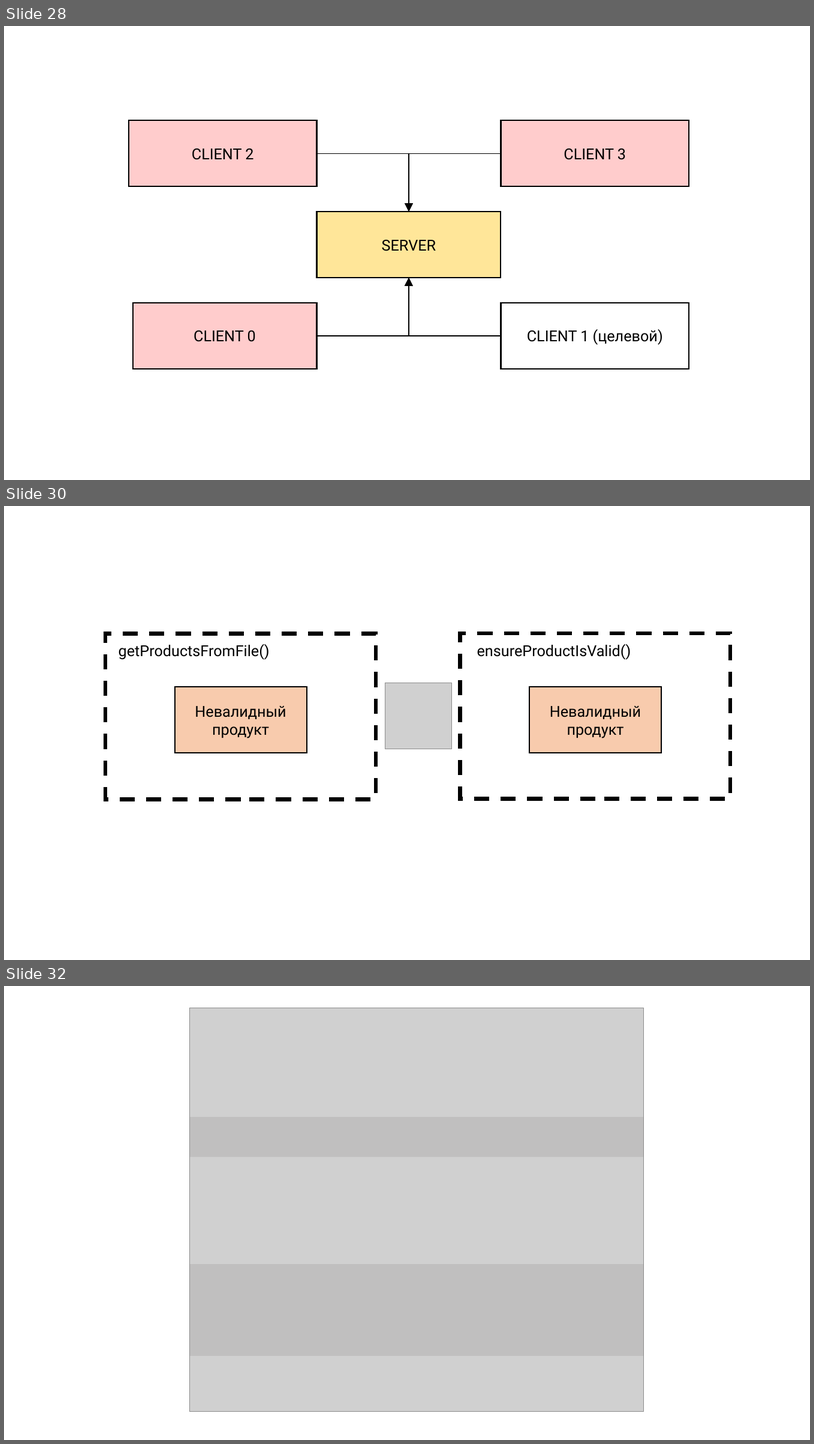
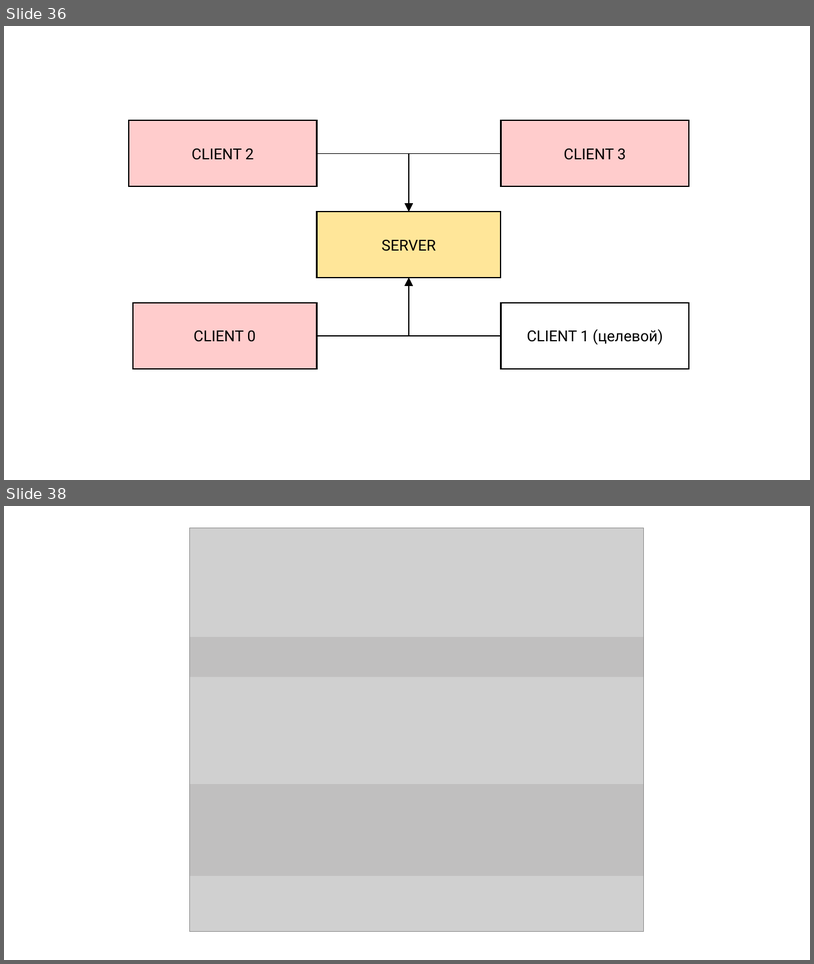
Before and after one commit to rkhaimov/brain-gym, a slide deck: clean/Презентация.pptx. Shown one above the other, each under a label of ours: slides 28, 30 and 32 before the commit, slides 36 and 38 after it; the slides between them are not shown. The pictures are 814x1444 and 814x964 pixels, drawn with LibreOffice and Linux fonts; fonts in the diff are those of the drawing; grey boxes stand for pictures. Boxes give left, top, right and bottom in pixels: in the first picture for what was removed or moved away, otherwise in the second. Text is boxed around its words. In the diff, an @@ line names an element or a change of style, - is before the commit and + after.

```diff
--- a/clean/Презентация.pptx
+++ b/clean/Презентация.pptx
@@ slide 30 removed at (4,506,810,960), background #FFFFFF @@
@@ rectangle removed at (105,634,376,799) @@
@@ text removed at (119,644,270,660) @@
-getProductsFromFile()
@@ rectangle removed at (461,633,731,799) @@
@@ text removed at (477,644,632,660) @@
-ensureProductIsValid()
@@ picture removed at (386,682,452,749) @@
@@ rectangle removed at (174,687,306,753) @@
-Невалидный продукт
@@ rectangle removed at (530,687,662,753) @@
-Невалидный продукт
@@ what was slide 28 is now slide 36 @@
@@ what was slide 32 is now slide 38 @@
```
Also in this commit, not shown: 14 slides changed, 18 slides added, 6 other slides removed, 47 other files.
